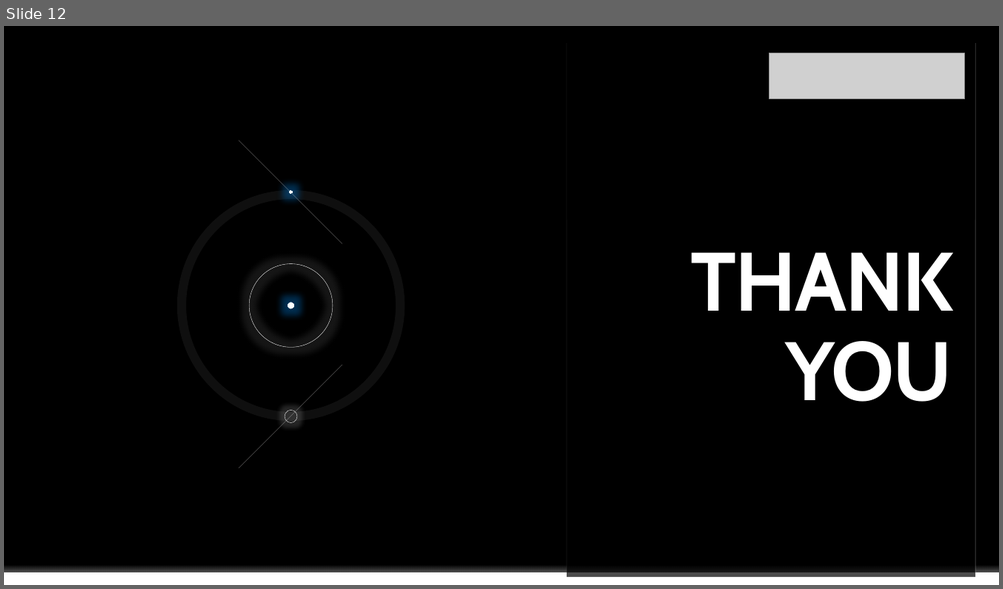
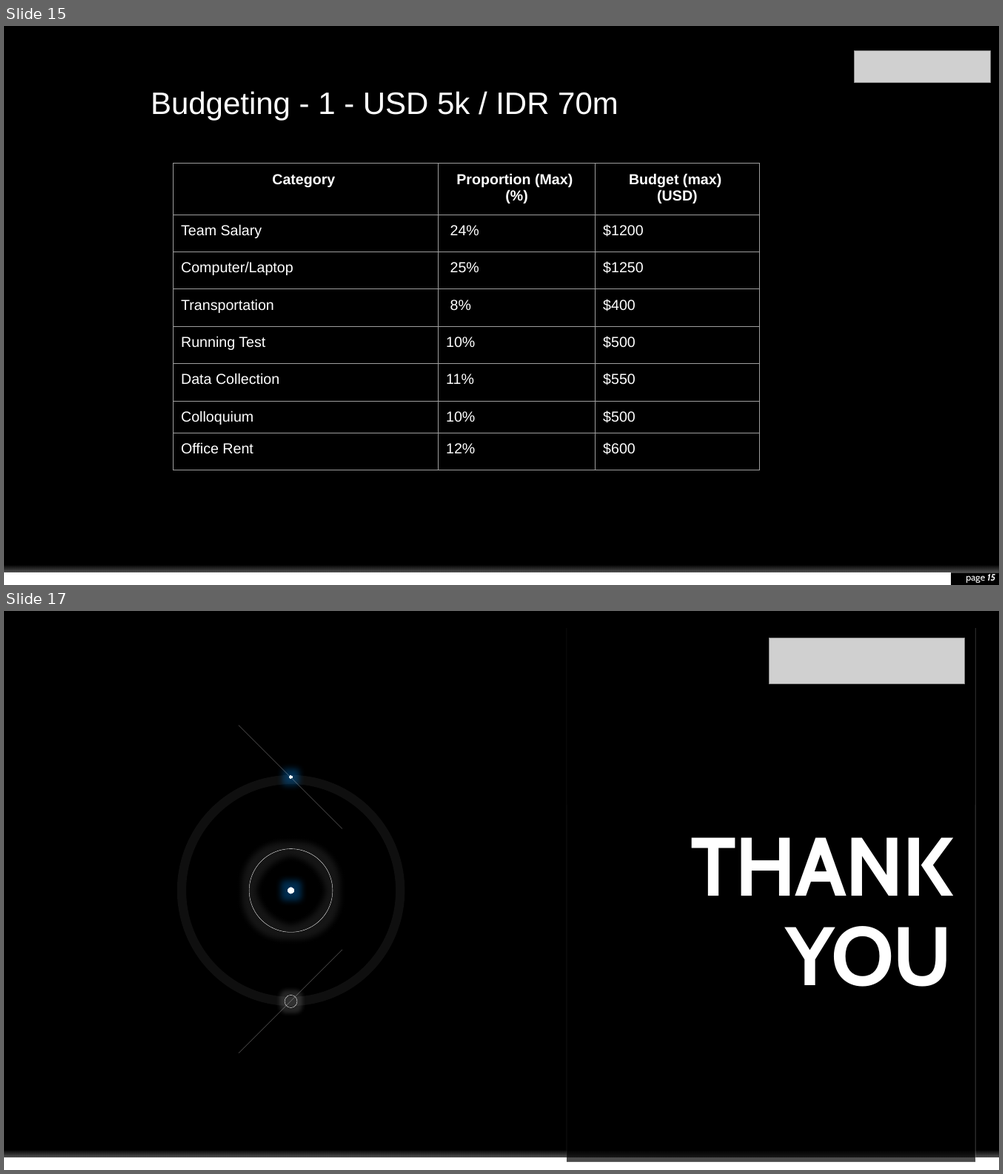
Before and after one commit to envyst/sign-language-application, a slide deck: laporan/Sign Language App Project Presentation.pptx. Shown one above the other, each under a label of ours: slide 12 before the commit, slides 15 and 17 after it; the slides between them are not shown. The pictures are 1003x589 and 1003x1174 pixels, drawn with LibreOffice and Linux fonts; fonts in the diff are those of the drawing; grey boxes stand for pictures; background and template pictures are left out. Boxes give left, top, right and bottom in pixels: in the first picture for what was removed or moved away, otherwise in the second. Text is boxed around its words. In the diff, an @@ line names an element or a change of style, - is before the commit and + after.

```diff
--- a/laporan/Sign Language App Project Presentation.pptx
+++ b/laporan/Sign Language App Project Presentation.pptx
@@ slide 15 added at [4, 26, 999, 585], background #000000; not listed: 1 template element that a slide beside it also shows @@
@@ rectangle added at [840, 34, 999, 90], fill #000000 @@
@@ picture added at [854, 50, 990, 83] @@
@@ text added at [151, 91, 618, 120], 30 pt, text #FFFFFF @@
+Budgeting - 1 - USD 5k / IDR 70m
@@ table added at [173, 164, 759, 471], 8 rows, 3 columns @@
+Category | Proportion (Max) / (%) | Budget (max) / (USD)
+Team Salary | 24% | $1200
+Computer/Laptop | 25% | $1250
+Transportation | 8% | $400
+Running Test | 10% | $500
+Data Collection | 11% | $550
+Colloquium | 10% | $500
+Office Rent | 12% | $600
@@ rectangle added at [4, 573, 950, 585], fill #FFFFFF @@
@@ page number added at [965, 574, 995, 583], 9 pt, text #FFFFFF @@
+page 15
@@ what was slide 12 is now slide 17 @@
```
Also in this commit, not shown: 11 slides changed, 4 other slides added.
